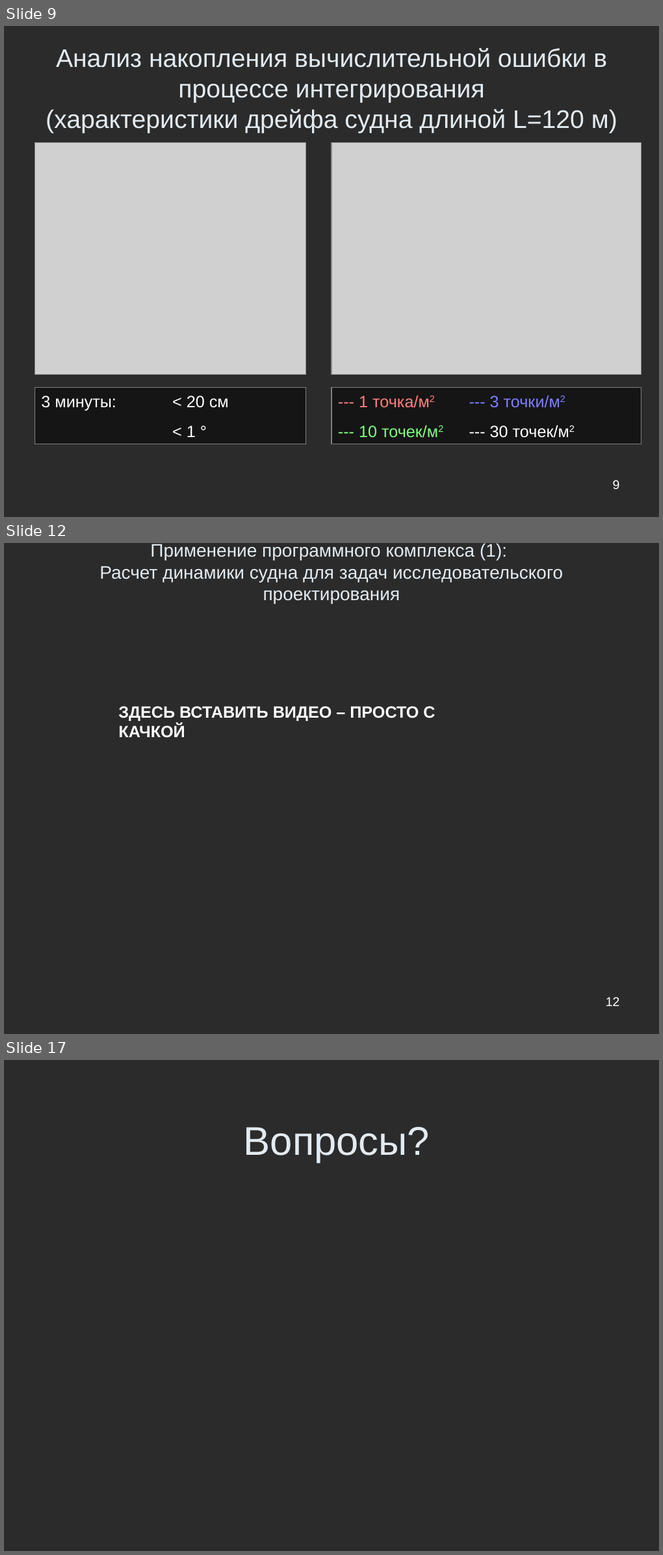
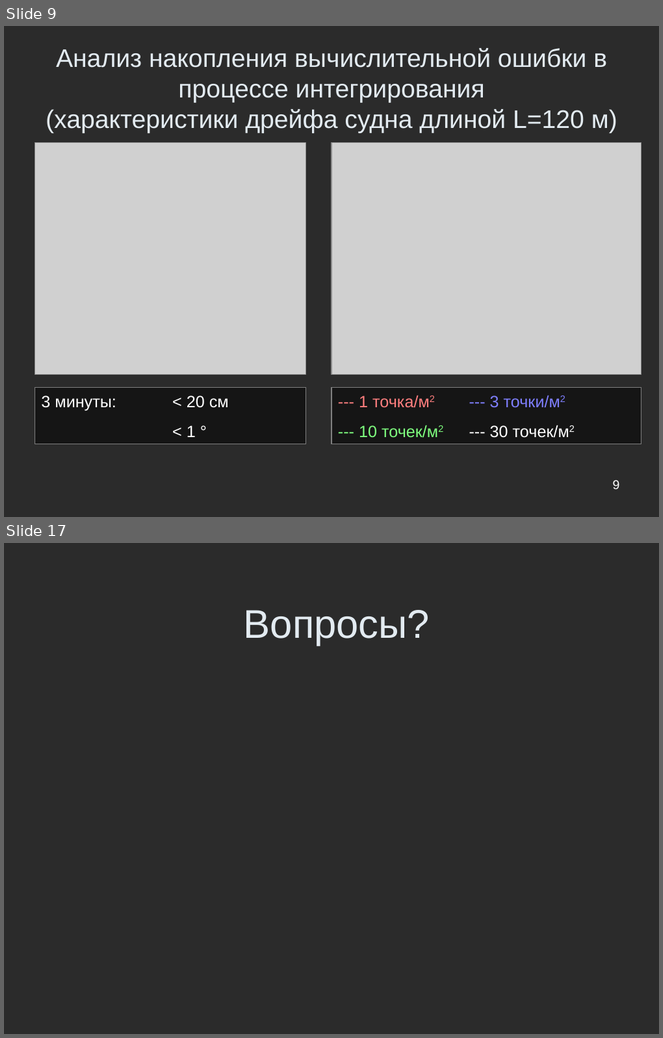
Before and after one commit to Jacobi20/nano-vis, a slide deck: ship_sim/docs/conf_hpc2010/hpc2010_navy_2.ppt. Shown one above the other, each under a label of ours: slides 9, 12 and 17 before the commit, slides 9 and 17 after it; the slides between them are not shown. The pictures are 663x1555 and 663x1038 pixels, drawn with LibreOffice and Linux fonts; fonts in the diff are those of the drawing; grey boxes stand for pictures; background and template pictures are left out; a plain dark background stands for a picture behind light text. Boxes give left, top, right and bottom in pixels: in the first picture for what was removed or moved away, otherwise in the second. Text is boxed around its words. In the diff, an @@ line names an element or a change of style, - is before the commit and + after.

```diff
--- a/ship_sim/docs/conf_hpc2010/hpc2010_navy_2.ppt
+++ b/ship_sim/docs/conf_hpc2010/hpc2010_navy_2.ppt
@@ slide 12 removed at (x1=4, y1=543, x2=659, y2=1034), background picture (left out) @@
@@ title removed at (x1=100, y1=543, x2=563, y2=604) @@
-Применение программного комплекса (1):
-Расчет динамики судна для задач исследовательского проектирования
@@ text removed at (x1=118, y1=706, x2=435, y2=738) @@
-ЗДЕСЬ ВСТАВИТЬ ВИДЕО – ПРОСТО С КАЧКОЙ
@@ page number removed at (x1=606, y1=997, x2=620, y2=1006) @@
-12
```
Also in this commit, not shown: 11 slides changed, 2 slides added, 1 other slide removed.
